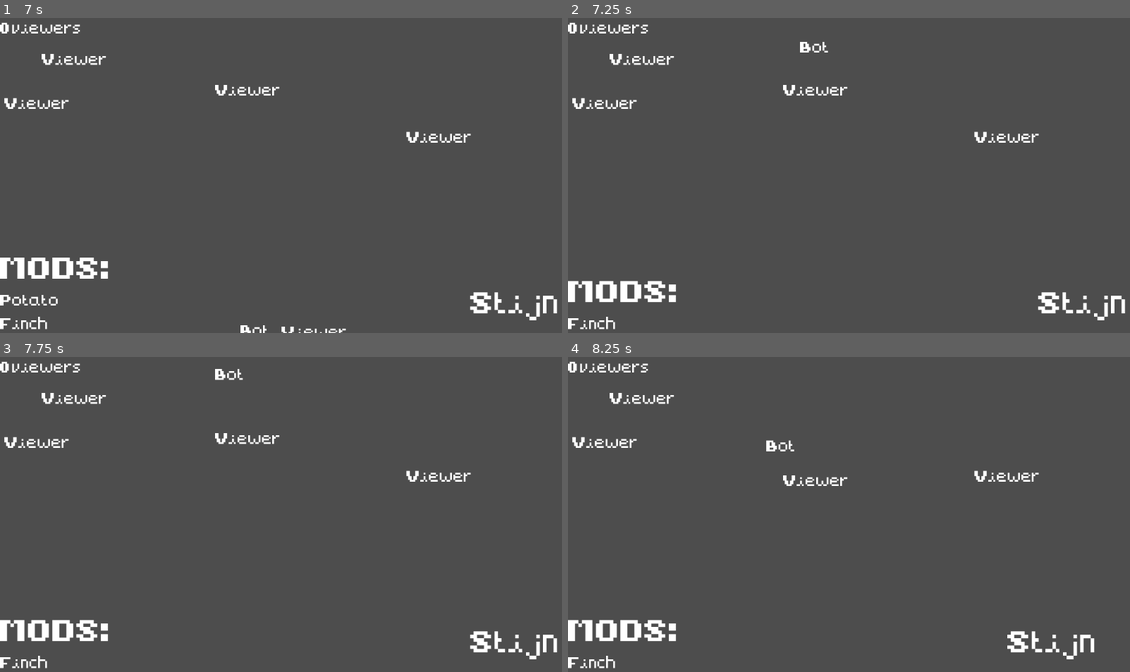
Above: before the commit, frames 1-4 (two rows, left to right).
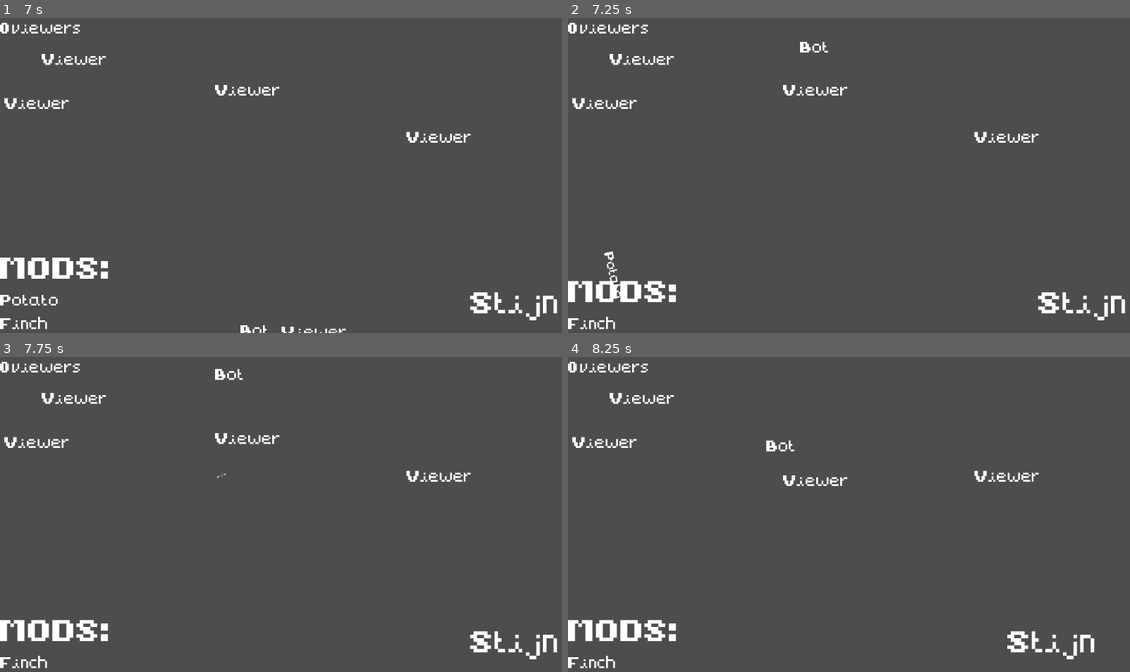
Above: after the commit, the same moments.

Repository: elliott005/ItsStijnTime
Game: Godot game, scene res://scenes/level.tscn
Same seed, same stepped clock (60 frames per second), same inputs: the game is played once before the commit and once after it.
Inputs:
- Up to frame 1 (7 s): hold D (move_right) 0.53-2.03 s; hold A (move_left) 2.03-4.28 s; hold D (move_right) from 4.28 s (still down)
- Up to frame 2 (7.25 s): keep holding D (move_right)
- Up to frame 3 (7.75 s): keep holding D (move_right)
- Up to frame 4 (8.25 s): release D (move_right) at 8.03 s; hold A (move_left) from 8.03 s (still down)

Frame 1 is identical in both runs. In frame 2, 0.1% of the frame differs, in the area x 6-10%, y 74-90%; in frame 3, less than 0.1%; in frame 4, nothing differs.

Commit message:
added mod death animation

Diff:
--- a/scripts/level.gd
+++ b/scripts/level.gd
@@ -17,6 +17,8 @@
 var viewer_count = 0
 
 var viewer_scene = preload("res://scenes/viewer.tscn")
+
+var mod_death_time = 0.7
 
 func _ready():
 	viewer_count_label.text = "0 viewers"
@@ -49,8 +51,19 @@
 
 func _on_took_hit():
 	if mods.size():
+		mods_container.remove_child(mods_container.get_child(0))
+		var screen_size = get_viewport().content_scale_size
+		var mod_label = Label.new()
+		mod_label.text = mods[0]
+		mod_label.position = Vector2(0.0, screen_size.y - 100.0)
+		add_child(mod_label)
+		var tween = get_tree().create_tween()
+		tween.set_parallel()
+		tween.tween_property(mod_label, "position", screen_size / 2.0 - Vector2(100, 100), mod_death_time)
+		tween.tween_property(mod_label, "rotation", 2 * PI, mod_death_time)
+		tween.tween_property(mod_label, "scale", Vector2.ONE * 0.1, mod_death_time)
+		tween.tween_callback(mod_label.queue_free).set_delay(mod_death_time)
 		mods.pop_front()
-		mods_container.remove_child(mods_container.get_child(0))
 	else:
 		get_tree().paused = true
 		lost_container.show()
Not shown, changed: export_presets.cfg
Not shown, changed: web/Stijn.apple-touch-icon.png.import
Not shown, changed: web/Stijn.icon.png.import
Not shown, changed: web/Stijn.png.import
Binary file added: web/index.apple-touch-icon.png
Not shown, added: web/index.apple-touch-icon.png.import
Binary file added: web/index.icon.png
Not shown, added: web/index.icon.png.import
Binary file added: web/index.png
Not shown, added: web/index.png.import
Not shown, added: web/index.audio.worklet.js
Not shown, changed: web/index.html
(and 3 more such lines)
